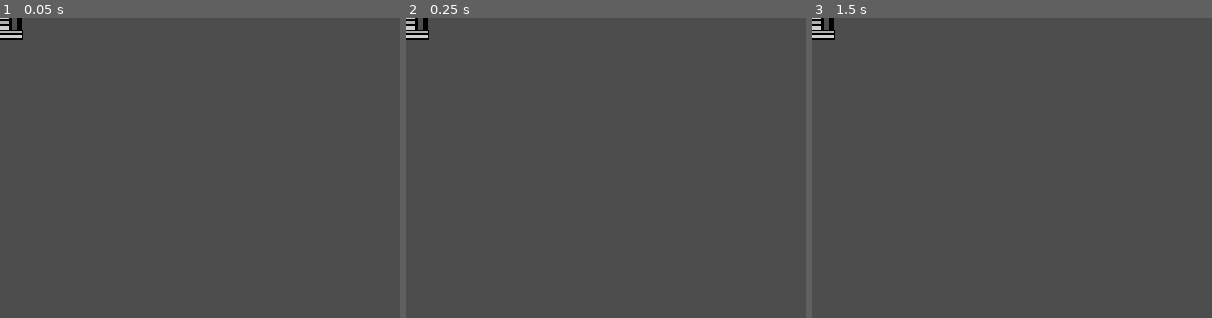
Above: before the commit, frames 1-3 (left to right).
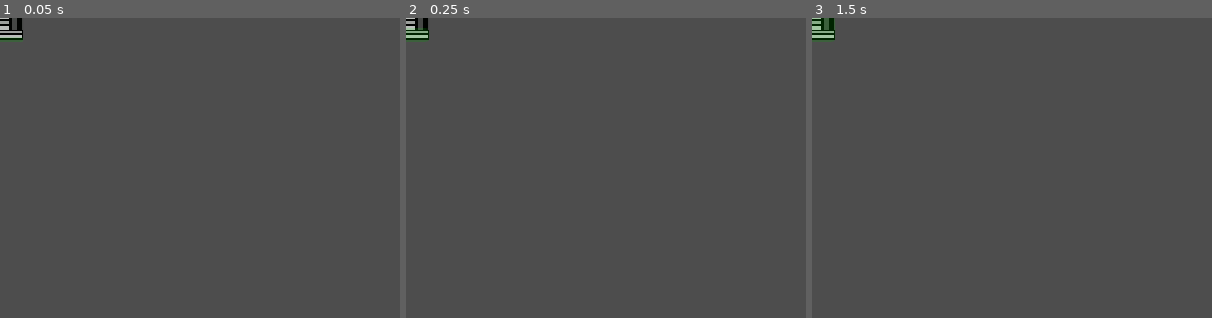
Above: after the commit, the same moments.

Repository: 23edsa/LDJAM_59
Game: Godot game, scene res://Scenes/Generators/Basic_powe_generator.tscn
Same seed, same stepped clock (60 frames per second), same inputs: the game is played once before the commit and once after it. This scene is started directly instead of the project's main scene. The engine's default icon, where the game draws it, is replaced by a stand-in: a white triangle on a blue panel in a dark square.
Inputs (mouse positions are % of the whole screen's width and height, from its top left):
- Up to frame 1 (0.05 s): no input
- Up to frame 2 (0.25 s): no input
- Up to frame 3 (1.5 s): tap Enter at 0.5 s; move the mouse to (72, 45) at 0.52 s; click (72, 45) at 0.67 s; tap Space at 1.25 s; drag from (30, 55) to (45, 70) at 1.27 s
The pictures show only the part of the screen within x 0-50%, y 0-50%; the shares and areas given below are measured in that part.

The runs differ from the first frame. In frame 1, less than 0.1% of the frame differs, in the area x 0-6%, y 6-8%; in frame 2, 0.2%; in frame 3, 0.4%, in the area x 0-6%, y 0-8%.

Commit message:
added a progress bar to a building

Diff:
--- a/Scenes/Generators/BasicBuilding.tscn
+++ b/Scenes/Generators/BasicBuilding.tscn
@@ -14,6 +14,19 @@
 texture = ExtResource("1_i65ha")
 
 [node name="CollisionShape2D" type="CollisionShape2D" parent="." unique_id=930508717]
+visible = false
 shape = SubResource("RectangleShape2D_rsrgo")
 
 [node name="GeneratorTimer" type="Timer" parent="." unique_id=1090020724]
+
+[node name="ProgressBar" type="ProgressBar" parent="." unique_id=510110955]
+modulate = Color(0, 1, 0, 1)
+self_modulate = Color(1, 1, 1, 0.3372549)
+offset_left = -30.0
+offset_top = -32.0
+offset_right = 30.0
+offset_bottom = 31.0
+mouse_filter = 2
+rounded = true
+fill_mode = 3
+show_percentage = false
--- a/Scripts/basic_building.gd
+++ b/Scripts/basic_building.gd
@@ -45,3 +45,7 @@
 
 func upgrade():
 	pass
+
+func _process(delta):
+
+	$ProgressBar.value = remap($GeneratorTimer.time_left,Generator_time, 0, 0, 100)
